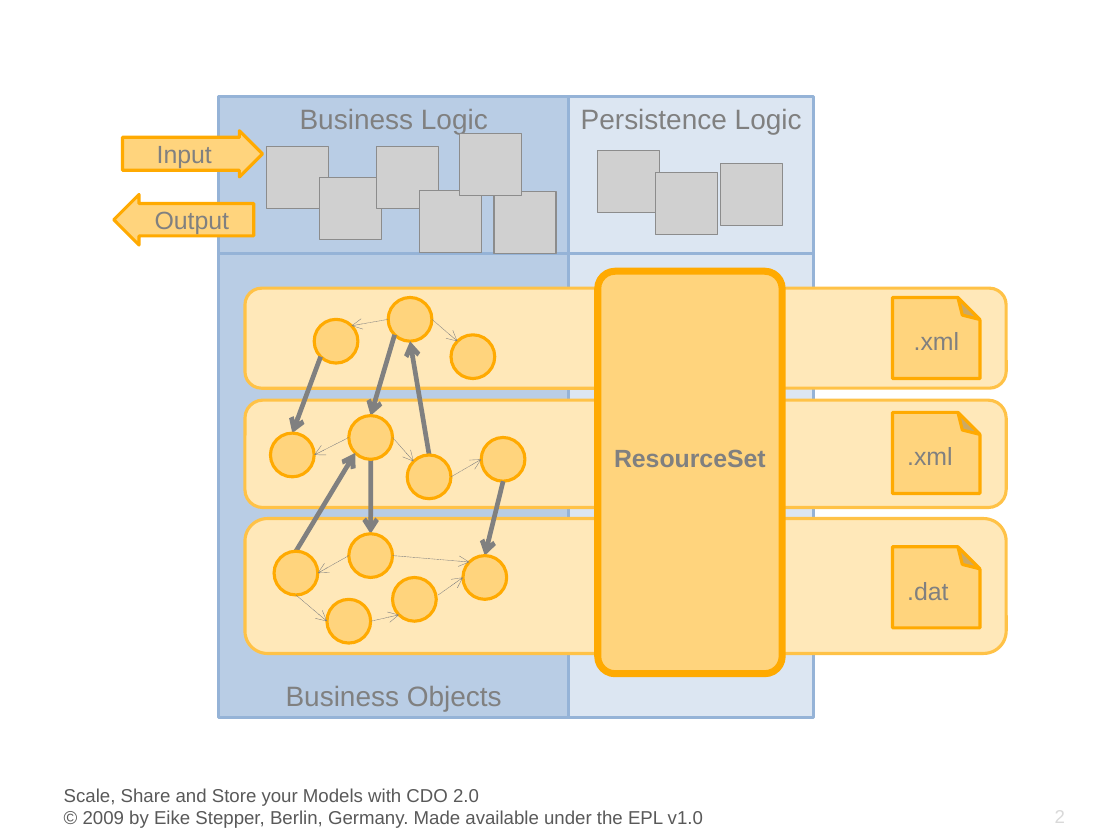
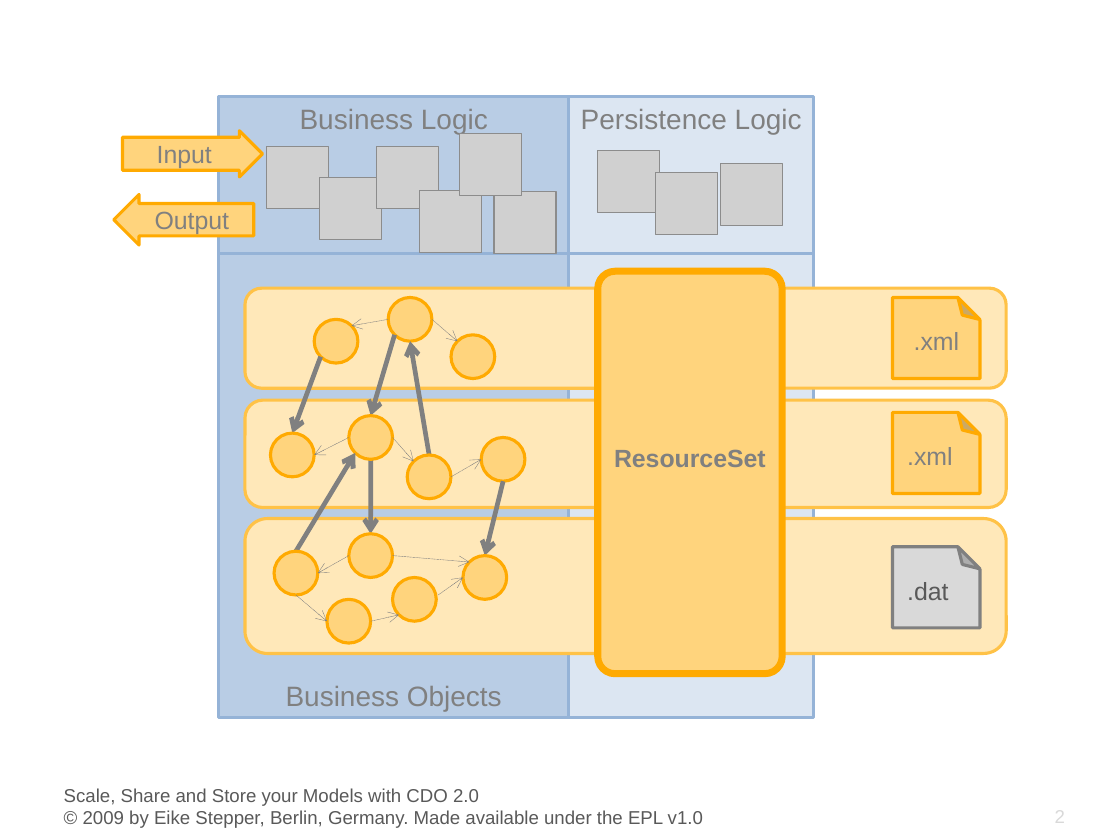
Before and after one commit to eclipse-cdo/cdo.www, a slide deck: slide 2 of documentation/presentations/EclipseCon_2009/CDO_EclipseCon_2009.pptx. Drawn at 1120x840 pixels with LibreOffice and Linux fonts; fonts in the diff are those of the drawing; grey boxes stand for pictures; background and template pictures are left out. Boxes give left, top, right and bottom in pixels: in the first picture for what was removed or moved away, otherwise in the second. Text is boxed around its words. In the diff, an @@ line names an element or a change of style, - is before the commit and + after.

```diff
--- a/documentation/presentations/EclipseCon_2009/CDO_EclipseCon_2009.pptx
+++ b/documentation/presentations/EclipseCon_2009/CDO_EclipseCon_2009.pptx
@@ folded corner at [893, 547, 980, 627]: fill #FFD47D to #D9D9D9; outline #FFAA01 2 pt to #808080 2 pt @@
@@ text ".dat" at [907, 582, 948, 600]: text colour #808080 to #595959 @@
```
Also in this commit, not shown: 8 other slides changed, 8 slides added.
